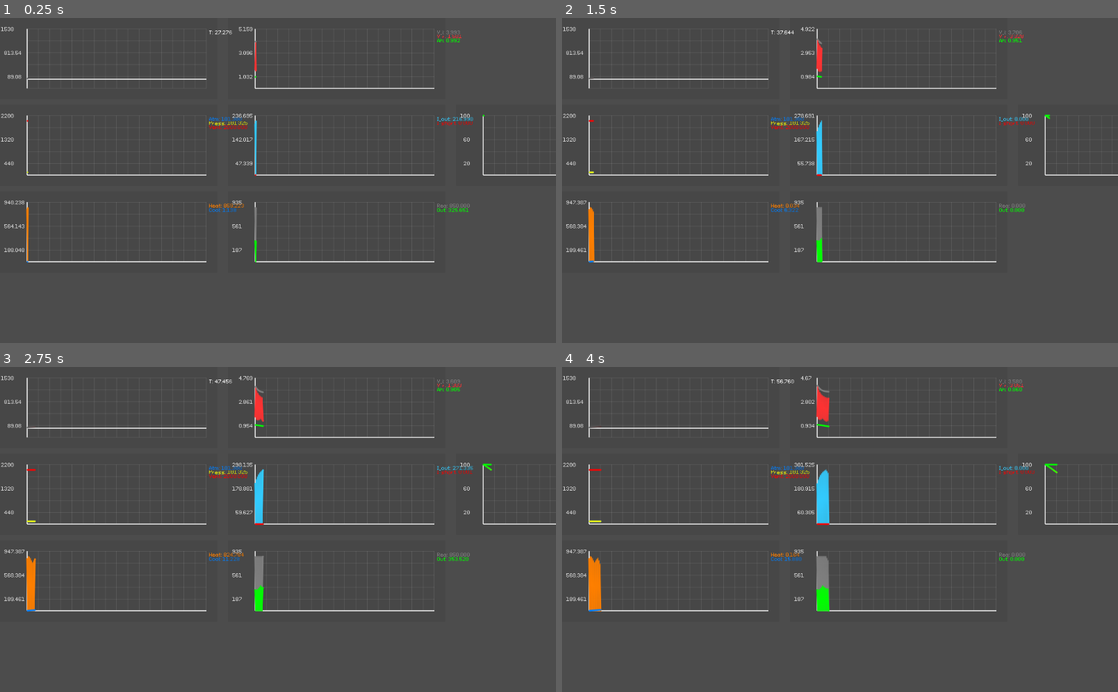
Above: before the commit, frames 1-4 (two rows, left to right).
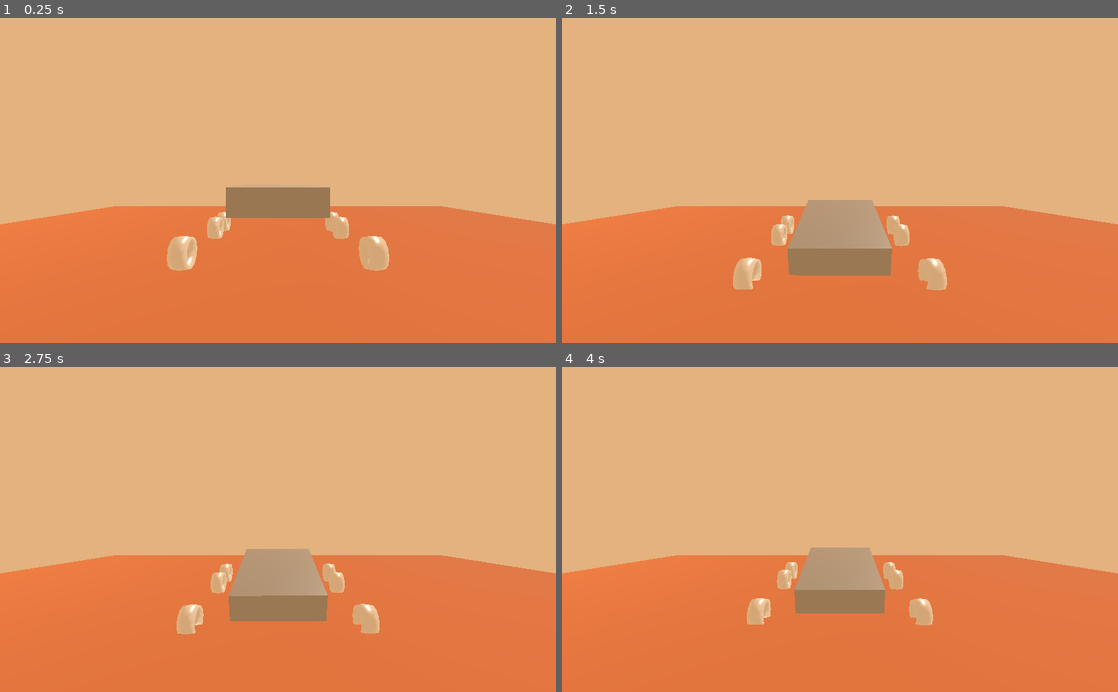
Above: after the commit, the same moments.

Repository: DrBopoH/Dustress-Mars
Game: Godot game, scene res://Source/main.tscn
Two runs of this game, one before a commit and one after it. Both use one fixed random seed, a clock stepped at 60 frames per second and the inputs below.
Inputs:
- Up to frame 1 (0.25 s): no input
- Up to frame 2 (1.5 s): no input
- Up to frame 3 (2.75 s): no input
- Up to frame 4 (4 s): no input

The runs differ from the first frame. In frame 1, 100% of the frame differs, in the area x 0-100%, y 0-100%; in frame 2, 100%; in frame 3, 100%; in frame 4, 100%.

Commit message:
Add Floor and Vehile. Setting Mars aestetic in world env

Diff:
--- /dev/null
+++ b/project/Assets/Entity/VehicleBody.tscn
@@ -0,0 +1,78 @@
+[gd_scene load_steps=6 format=2]
+
+[sub_resource type="BoxShape" id=1]
+extents = Vector3( 1.5, 0.44, 2.2 )
+
+[sub_resource type="SpatialMaterial" id=3]
+albedo_color = Color( 0.721569, 0.721569, 0.721569, 1 )
+metallic = 0.7
+roughness = 0.4
+
+[sub_resource type="CubeMesh" id=2]
+material = SubResource( 3 )
+size = Vector3( 1.5, 0.44, 2.2 )
+
+[sub_resource type="SpatialMaterial" id=4]
+metallic = 0.7
+roughness = 0.4
+
+[sub_resource type="TorusMesh" id=5]
+material = SubResource( 4 )
+inner_radius = 0.7
+rings = 12
+ring_segments = 6
+
+[node name="VehicleBody" type="VehicleBody"]
+
+[node name="CollisionShape" type="CollisionShape" parent="."]
+transform = Transform( 0.5, 0, 0, 0, 0.5, 0, 0, 0, 0.5, 0, 0, 0 )
+shape = SubResource( 1 )
+
+[node name="MeshInstance" type="MeshInstance" parent="."]
+mesh = SubResource( 2 )
+
+[node name="Left0" type="VehicleWheel" parent="."]
+transform = Transform( 1, 0, 0, 0, 1, 0, 0, 0, 1, 1.4, -0.6, 1 )
+
+[node name="MeshInstance" type="MeshInstance" parent="Left0"]
+transform = Transform( -1.09278e-08, -1, 0, 0.25, -4.37114e-08, 0, 0, 0, 0.25, 0, 0, 0 )
+mesh = SubResource( 5 )
+
+[node name="Left1" type="VehicleWheel" parent="."]
+transform = Transform( 1, 0, 0, 0, 1, 0, 0, 0, 1, 1.4, -0.6, -0.8 )
+
+[node name="MeshInstance" type="MeshInstance" parent="Left1"]
+transform = Transform( -1.09278e-08, -1, 0, 0.25, -4.37114e-08, 0, 0, 0, 0.25, 0, 0, 0 )
+mesh = SubResource( 5 )
+skeleton = NodePath("../../Left0")
+
+[node name="Left2" type="VehicleWheel" parent="."]
+transform = Transform( 1, 0, 0, 0, 1, 0, 0, 0, 1, 1.4, -0.6, -1.6 )
+
+[node name="MeshInstance" type="MeshInstance" parent="Left2"]
+transform = Transform( -1.09278e-08, -1, 0, 0.25, -4.37114e-08, 0, 0, 0, 0.25, 0, 0, 0 )
+mesh = SubResource( 5 )
+skeleton = NodePath("../../Left0")
+
+[node name="Right0" type="VehicleWheel" parent="."]
+transform = Transform( 1, 0, 0, 0, 1, 0, 0, 0, 1, -1.4, -0.6, 1 )
+
+[node name="MeshInstance" type="MeshInstance" parent="Right0"]
+transform = Transform( -1.09278e-08, -1, 0, 0.25, -4.37114e-08, 0, 0, 0, 0.25, 0, 0, 0 )
+mesh = SubResource( 5 )
+
+[node name="Right1" type="VehicleWheel" parent="."]
+transform = Transform( 1, 0, 0, 0, 1, 0, 0, 0, 1, -1.4, -0.6, -0.8 )
+
+[node name="MeshInstance" type="MeshInstance" parent="Right1"]
+transform = Transform( -1.09278e-08, -1, 0, 0.25, -4.37114e-08, 0, 0, 0, 0.25, 0, 0, 0 )
+mesh = SubResource( 5 )
+skeleton = NodePath("../../Left0")
+
+[node name="Right2" type="VehicleWheel" parent="."]
+transform = Transform( 1, 0, 0, 0, 1, 0, 0, 0, 1, -1.4, -0.6, -1.6 )
+
+[node name="MeshInstance" type="MeshInstance" parent="Right2"]
+transform = Transform( -1.09278e-08, -1, 0, 0.25, -4.37114e-08, 0, 0, 0, 0.25, 0, 0, 0 )
+mesh = SubResource( 5 )
+skeleton = NodePath("../../Left0")
--- /dev/null
+++ b/project/Assets/Levels/0.tscn
@@ -0,0 +1,19 @@
+[gd_scene load_steps=4 format=2]
+
+[sub_resource type="SpatialMaterial" id=3]
+albedo_color = Color( 0.733333, 0.415686, 0.243137, 1 )
+roughness = 0.9
+
+[sub_resource type="PlaneMesh" id=1]
+material = SubResource( 3 )
+size = Vector2( 20, 20 )
+
+[sub_resource type="PlaneShape" id=2]
+
+[node name="Floor" type="StaticBody"]
+
+[node name="MeshInstance" type="MeshInstance" parent="."]
+mesh = SubResource( 1 )
+
+[node name="CollisionShape" type="CollisionShape" parent="."]
+shape = SubResource( 2 )
--- /dev/null
+++ b/project/Source/main.gd
@@ -0,0 +1 @@
+extends Node
--- a/project/Source/main.tscn
+++ b/project/Source/main.tscn
@@ -1,6 +1,20 @@
-[gd_scene load_steps=2 format=2]
+[gd_scene load_steps=4 format=2]
 
-[ext_resource path="res://Source/Scripts/main.gd" type="Script" id=1]
+[ext_resource path="res://Assets/Entity/VehicleBody.tscn" type="PackedScene" id=1]
+[ext_resource path="res://Assets/Levels/0.tscn" type="PackedScene" id=2]
+[ext_resource path="res://Source/main.gd" type="Script" id=3]
 
 [node name="main" type="Node"]
-script = ExtResource( 1 )
+script = ExtResource( 3 )
+
+[node name="Floor" parent="." instance=ExtResource( 2 )]
+
+[node name="VehicleBody" parent="." instance=ExtResource( 1 )]
+transform = Transform( 1, 0, 0, 0, 1, 0, 0, 0, 1, 0, 1.51027, 0 )
+
+[node name="Camera" type="Camera" parent="."]
+transform = Transform( 1, 0, 0, 0, 1, 0, 0, 0, 1, 0, 1.58098, 4.42207 )
+
+[node name="DirectionalLight" type="DirectionalLight" parent="."]
+transform = Transform( -0.707107, -0.5, 0.5, 0, 0.707107, 0.707107, -0.707107, 0.5, -0.5, 0, 0, 0 )
+light_color = Color( 1, 0.968627, 0.909804, 1 )
--- a/project/default_env.tres
+++ b/project/default_env.tres
@@ -3,5 +3,7 @@
 [sub_resource type="ProceduralSky" id=1]
 
 [resource]
-background_mode = 2
+background_mode = 1
 background_sky = SubResource( 1 )
+background_color = Color( 0.894118, 0.701961, 0.498039, 1 )
+ambient_light_color = Color( 0.894118, 0.701961, 0.498039, 1 )
--- a/project/project.godot
+++ b/project/project.godot
@@ -12,7 +12,7 @@
 "base": "Reference",
 "class": "Battery",
 "language": "GDScript",
-"path": "res://Source/Blueprints/battery.gd"
+"path": "res://Source/draft/battery.gd"
 }, {
 "base": "ColorRect",
 "class": "GraphGenerator",
@@ -28,6 +28,7 @@
 
 config/name="Dustress Mars"
 run/main_scene="res://Source/main.tscn"
+config/icon="res://App/icon.webp"
 
 [gui]
 
Binary file added: project/App/icon.webp
Renamed: project/Source/Scripts/main.gd -> project/Source/Scripts/battery_run.gd
Renamed: project/Source/Blueprints/battery.gd -> project/Source/draft/battery.gd
Not shown, changed: .gitignore
